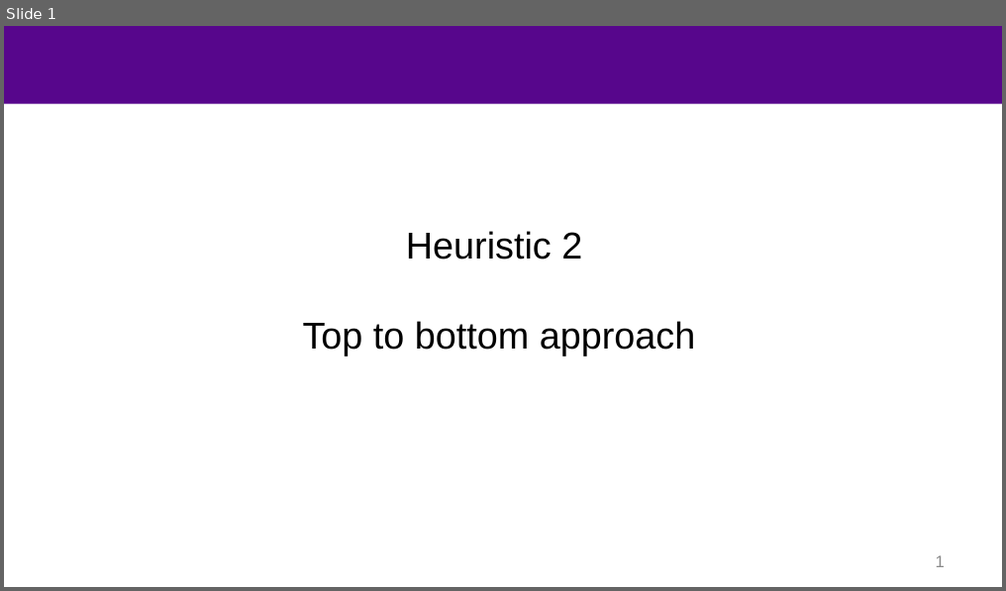
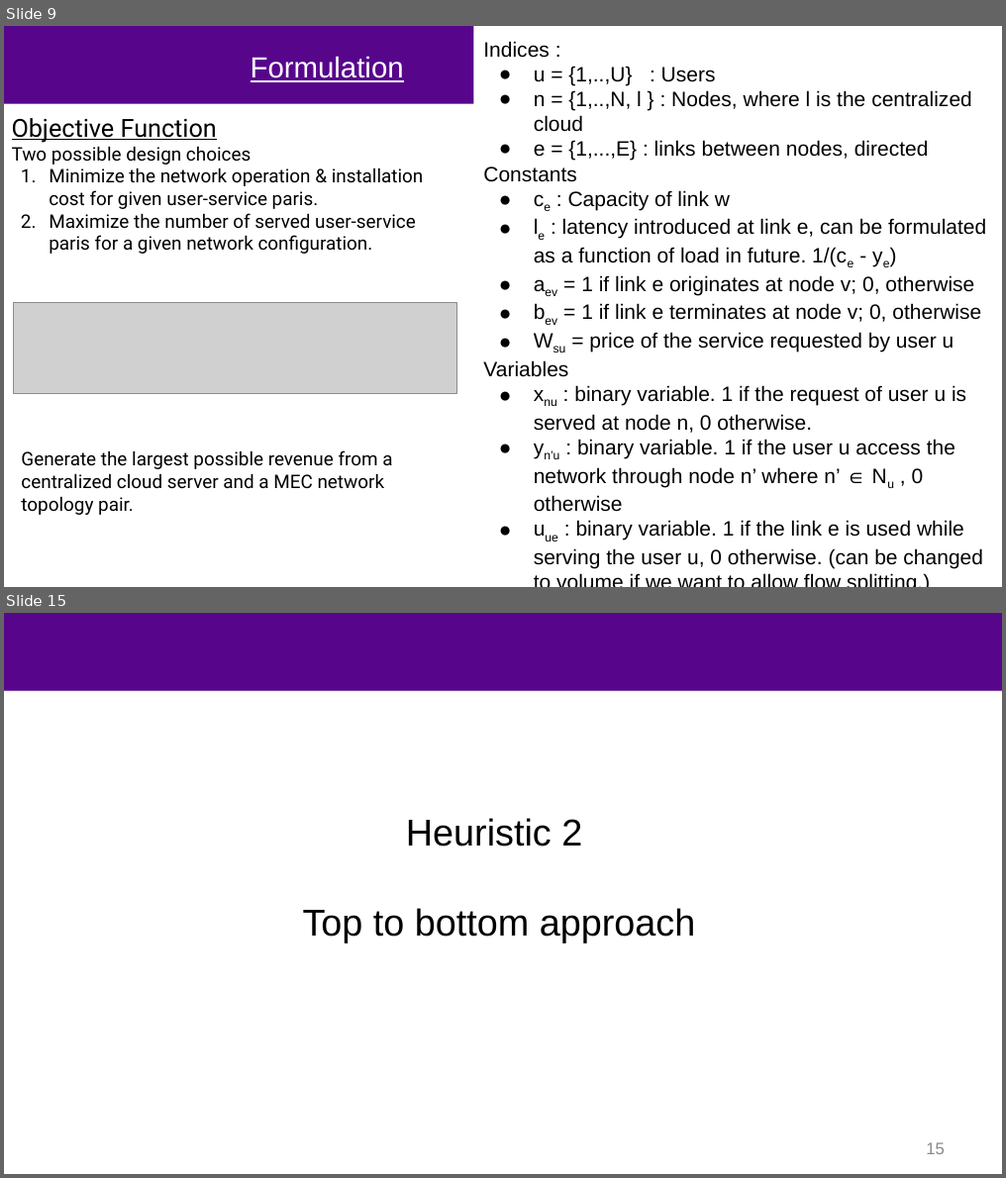
Before and after one commit to mustafafu/mec_request_routing, a slide deck: common_script/part2.pptx. Shown one above the other, each under a label of ours: slide 1 before the commit, slides 9 and 15 after it; the slides between them are not shown. The pictures are 1006x591 and 1006x1178 pixels, drawn with LibreOffice and Linux fonts; fonts in the diff are those of the drawing; grey boxes stand for pictures; background and template pictures are left out. Boxes give left, top, right and bottom in pixels: in the first picture for what was removed or moved away, otherwise in the second. Text is boxed around its words. In the diff, an @@ line names an element or a change of style, - is before the commit and + after.

```diff
--- a/common_script/part2.pptx
+++ b/common_script/part2.pptx
@@ slide 9 added at (x1=4, y1=26, x2=1002, y2=587), background #FFFFFF; not listed: 1 template element that a slide beside it also shows @@
@@ text added at (x1=483, y1=41, x2=986, y2=570), 20 pt, text #000000 @@
+Indices :
+● u = {1,..,U} : Users
+● n = {1,..,N, l } : Nodes, where l is the centralized cloud
+● e = {1,...,E} : links between nodes, directed
+Constants
+● ce : Capacity of link w
+● le : latency introduced at link e, can be formulated as a function of load in future. 1/(ce - ye)
+● aev = 1 if link e originates at node v; 0, otherwise
+● bev = 1 if link e terminates at node v; 0, otherwise
+● Wsu = price of the service requested by user u
+Variables
+● xnu : binary variable. 1 if the request of user u is served at node n, 0 otherwise.
+● yn’u : binary variable. 1 if the user u access the network through node n’ where n’ ∈ Nu , 0 otherwise
+● uue : binary variable. 1 if the link e is used while serving the user u, 0 otherwise. (can be changed to volume if we want to allow flow splitting.)
@@ text added at (x1=251, y1=56, x2=404, y2=82), 28 pt, text #FFFFFF, underline @@
+Formulation
@@ rectangle added at (x1=4, y1=104, x2=456, y2=447), fill #FFFFFF, 18 pt, text #000000 @@
+Objective Function
+Two possible design choices
+1. Minimize the network operation & installation cost for given user-service paris.
+2. Maximize the number of served user-service paris for a given network configuration.
@@ picture added at (x1=14, y1=302, x2=456, y2=393) @@
@@ text added at (x1=21, y1=451, x2=392, y2=515), 18 pt, text #000000 @@
+Generate the largest possible revenue from a centralized cloud server and a MEC network topology pair.
@@ what was slide 1 is now slide 15 @@
@@ page number at (x1=926, y1=1143, x2=944, y2=1155): text changed @@
-1
+15
```
Also in this commit, not shown: 5 slides changed, 13 other slides added.
